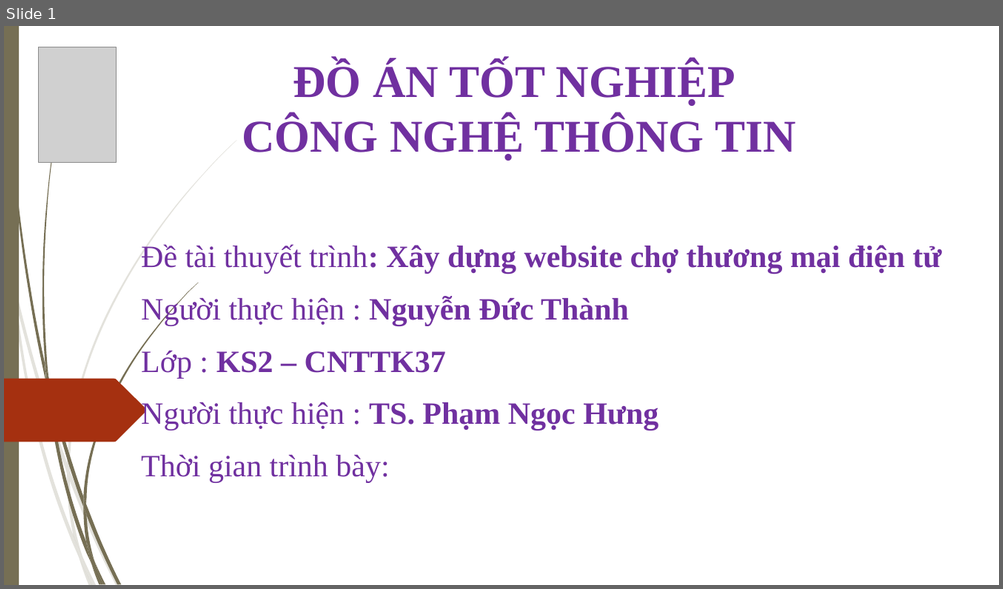
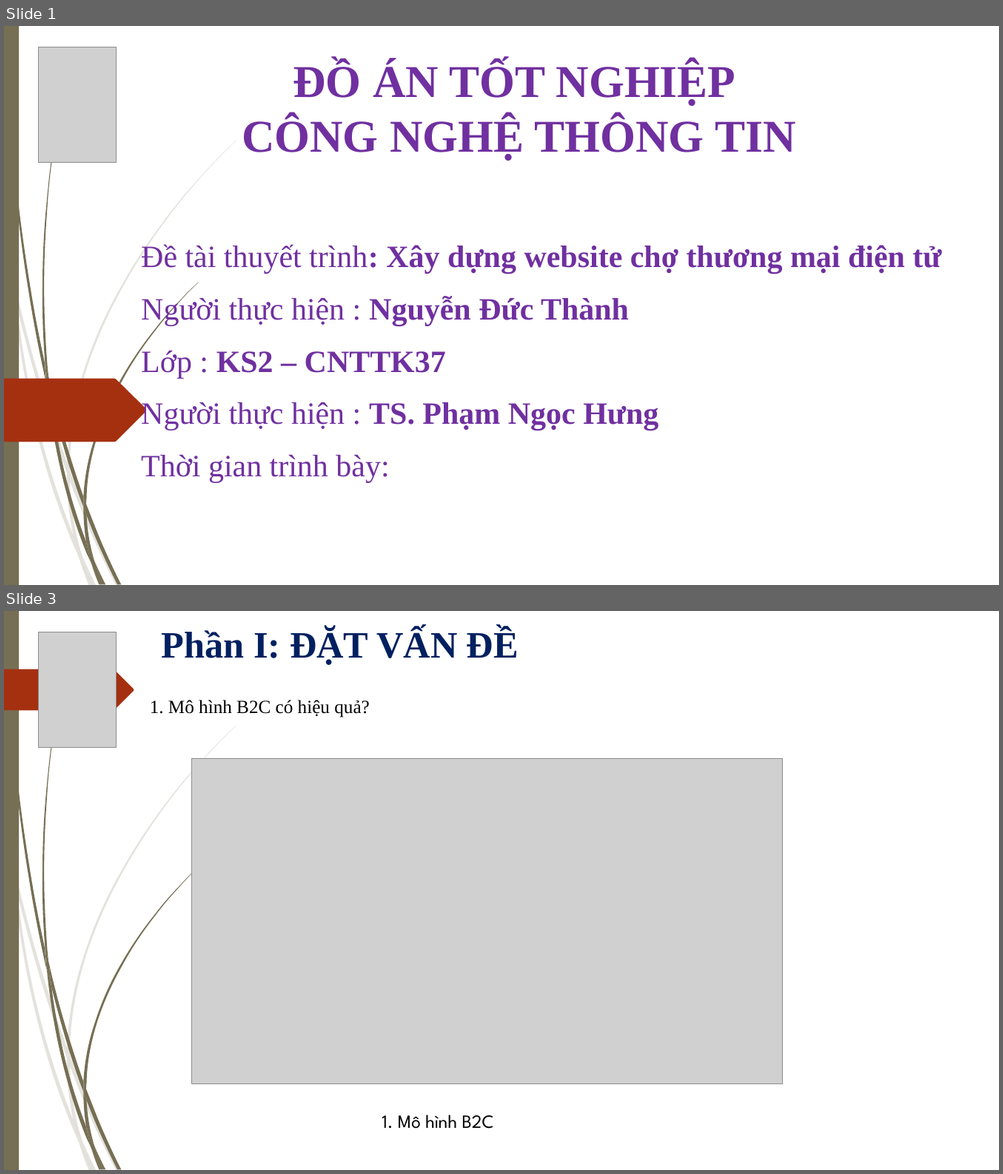
Before and after one commit to thanhgonzalo/datn, a slide deck: Slide.ppt. Shown one above the other, each under a label of ours: slide 1 before the commit, slides 1 and 3 after it; the slides between them are not shown. The pictures are 1003x589 and 1003x1174 pixels, drawn with LibreOffice and Linux fonts; fonts in the diff are those of the drawing; grey boxes stand for pictures; background and template pictures are left out. Boxes give left, top, right and bottom in pixels: in the first picture for what was removed or moved away, otherwise in the second. Text is boxed around its words. In the diff, an @@ line names an element or a change of style, - is before the commit and + after.

```diff
--- a/Slide.ppt
+++ b/Slide.ppt
@@ slide 3 added at [4, 611, 999, 1170], background picture (left out); not listed: 23 template elements that a slide beside it also shows @@
@@ picture added at [38, 632, 116, 747] @@
@@ title added at [162, 629, 518, 665], 36 pt, text #002060, bold @@
+Phần I: ĐẶT VẤN ĐỀ
@@ freeform shape added at [4, 669, 134, 711], fill #A53010 @@
@@ text added at [150, 700, 369, 718], 18 pt, text #000000 @@
+1. Mô hình B2C có hiệu quả?
@@ picture added at [191, 758, 782, 1084] @@
@@ text added at [381, 1115, 494, 1129], 18 pt, text #000000 @@
+1. Mô hình B2C
```
Also in this commit, not shown: 1 slide changed, 11 other slides added, 8 slides removed.
